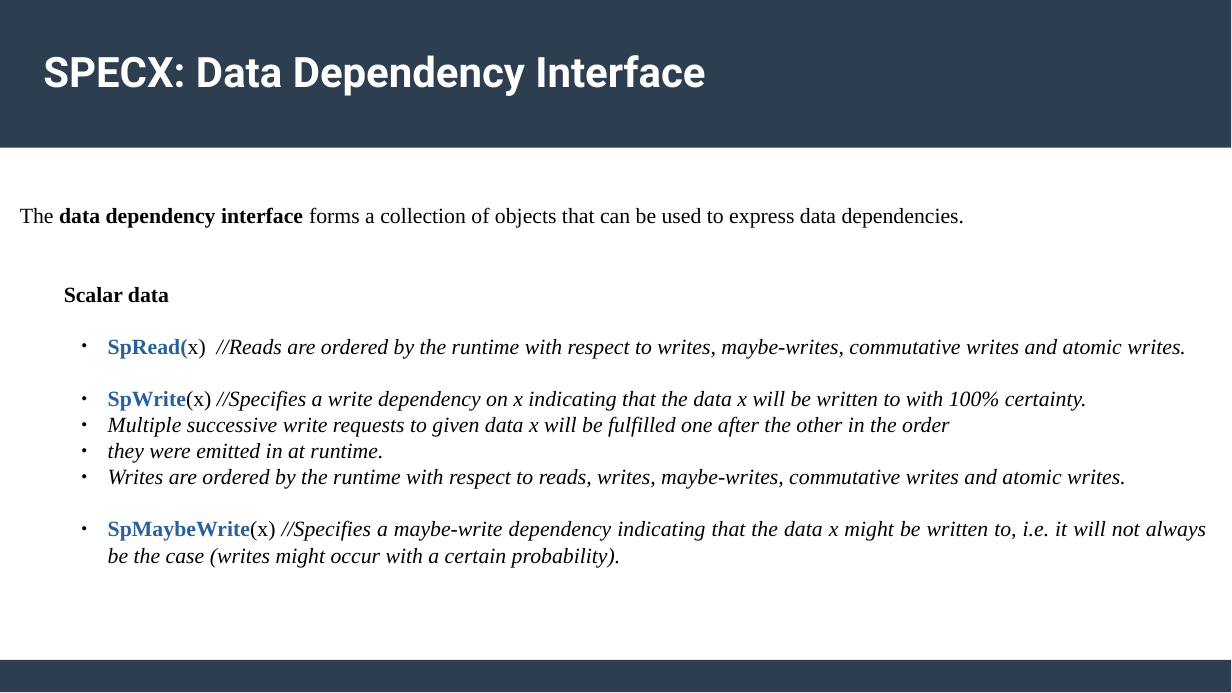
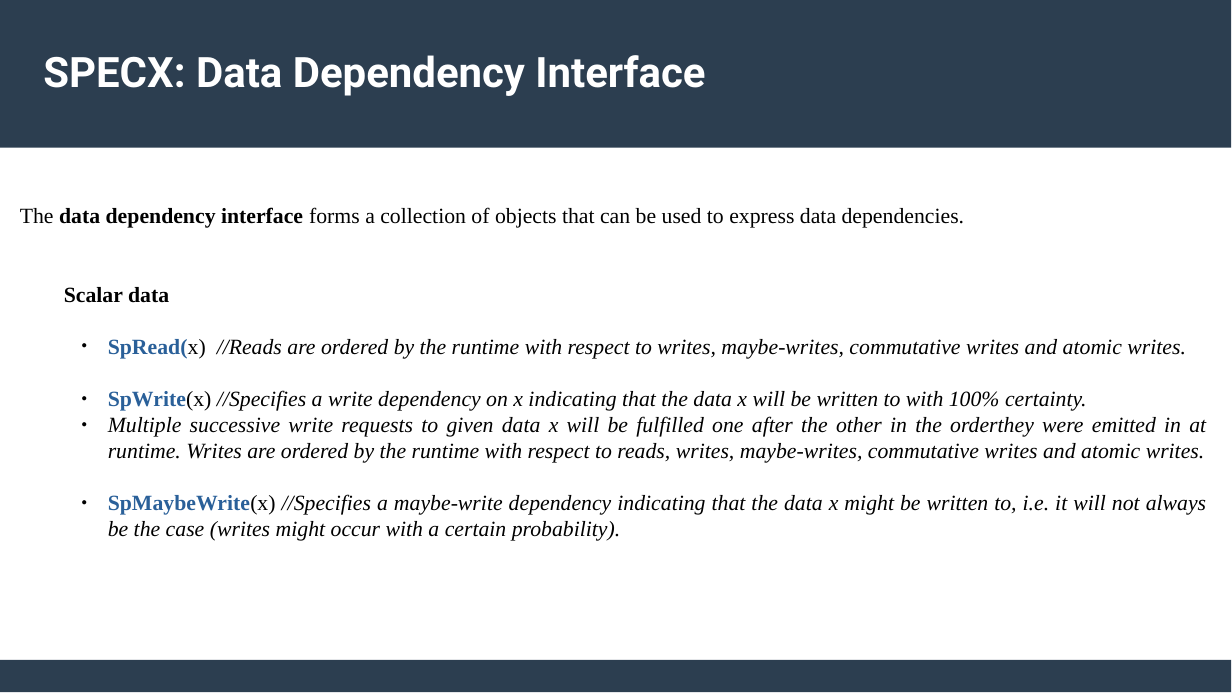
Before and after one commit to feelpp/parallel-programming, a slide deck: slide 11 of docs/modules/ROOT/assets/attachments/Session6_ParallelProgramming_Specx.pptx. Drawn at 1232x693 pixels with LibreOffice and Linux fonts; fonts in the diff are those of the drawing. Boxes give left, top, right and bottom in pixels: in the first picture for what was removed or moved away, otherwise in the second. Text is boxed around its words. In the diff, an @@ line names an element or a change of style, - is before the commit and + after.

```diff
--- a/docs/modules/ROOT/assets/attachments/Session6_ParallelProgramming_Specx.pptx
+++ b/docs/modules/ROOT/assets/attachments/Session6_ParallelProgramming_Specx.pptx
@@ text at (108, 416, 1206, 463): text changed @@
-● Multiple successive write requests to given data x will be fulfilled one after the other in the order
-● they were emitted in at runtime.
-● Writes are ordered by the runtime with respect to reads, writes, maybe-writes, commutative writes and atomic writes.
+● Multiple successive write requests to given data x will be fulfilled one after the other in the orderthey were emitted in at runtime. Writes are ordered by the runtime with respect to reads, writes, maybe-writes, commutative writes and atomic writes.
```
Also in this commit, not shown: 7 other slides changed, 4 slides added, 1 slide removed, 1 other file.
